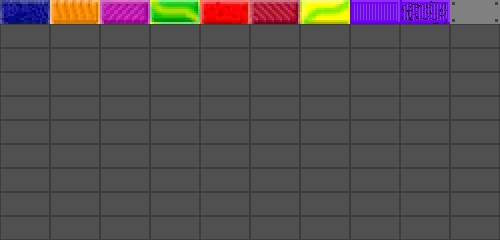
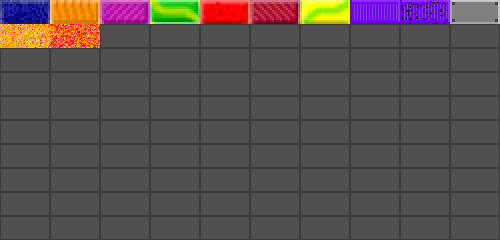
Two versions of the same layered image (500x240). Layer-by-layer changes:
painted on "Tło" over 0, 0, 500, 48
